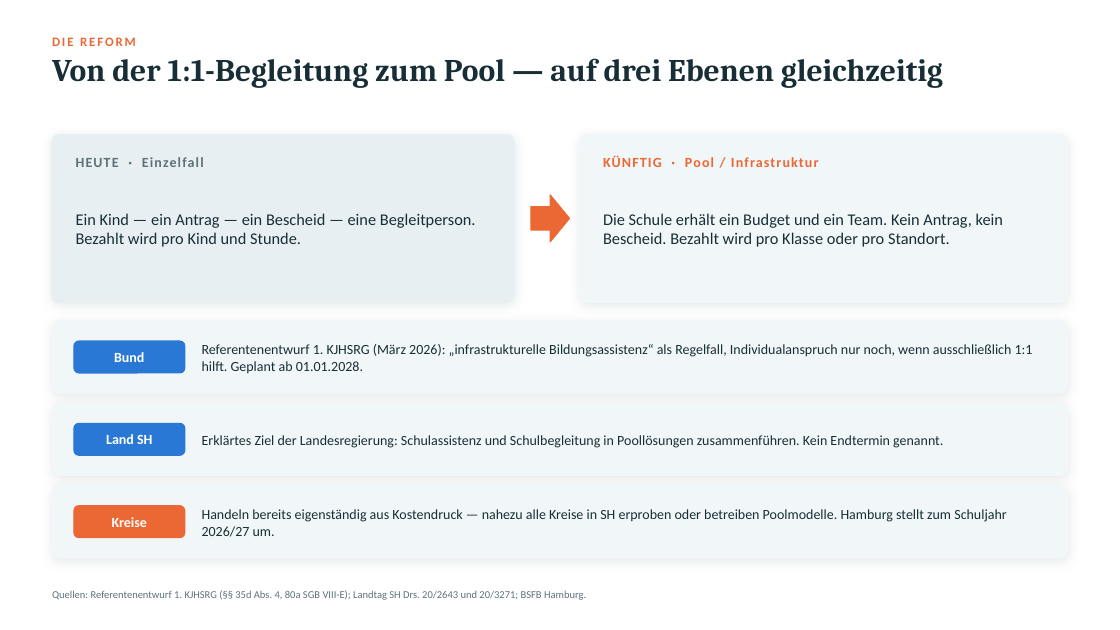
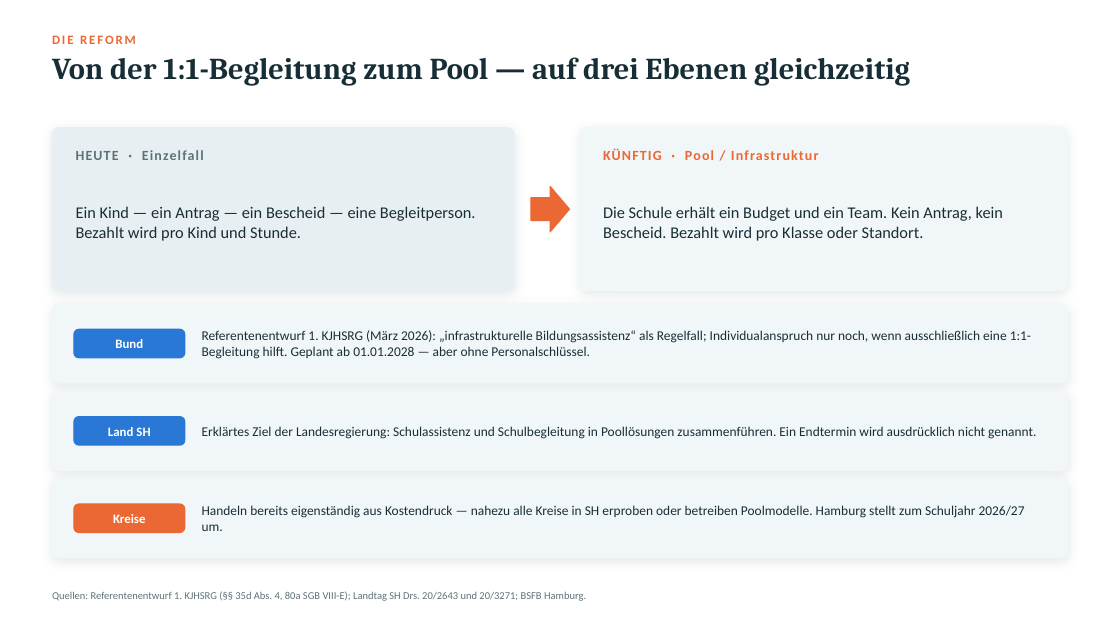
Before and after one commit to findingNemo0o0/repository, a slide deck: slide 6 of praesentation/SKP-Marktanalyse-Schulbegleitung.pptx. Drawn at 1120x630 pixels with LibreOffice and Linux fonts; fonts in the diff are those of the drawing. Boxes give left, top, right and bottom in pixels: in the first picture for what was removed or moved away, otherwise in the second. Text is boxed around its words. In the diff, an @@ line names an element or a change of style, - is before the commit and + after.

```diff
--- a/praesentation/SKP-Marktanalyse-Schulbegleitung.pptx
+++ b/praesentation/SKP-Marktanalyse-Schulbegleitung.pptx
@@ text "Von der 1:1-Begleitung zum Pool ..." at bbox=[52, 57, 910, 85]: size 27 to 26 pt @@
@@ rounded rectangle: place and size @@
-rounded rectangle at bbox=[52, 134, 514, 302]
+rounded rectangle at bbox=[52, 128, 514, 291]
@@ rounded rectangle: place and size @@
-rounded rectangle at bbox=[580, 134, 1068, 302]
+rounded rectangle at bbox=[580, 128, 1068, 291]
@@ 3 texts: place and size @@
-3 texts at bbox=[76, 155, 819, 247]
+3 texts at bbox=[76, 149, 819, 241]
@@ text at bbox=[603, 206, 1003, 241]: text changed @@
-Die Schule erhält ein Budget und ein Team. Kein Antrag, kein Bescheid. Bezahlt wird pro Klasse oder pro Standort.
+Die Schule erhält ein Budget und ein Team. Kein Antrag, kein Bescheid. Bezahlt wird pro Klasse oder Standort.
@@ rounded rectangle: place and size @@
-rounded rectangle at bbox=[52, 321, 1068, 393]
+rounded rectangle at bbox=[52, 304, 1068, 383]
@@ size 12 to 11 pt in 3 elements at bbox=[113, 514, 145, 523], bbox=[108, 427, 150, 436], bbox=[115, 339, 143, 348] @@
@@ 1 text, 1 right arrow, 1 rounded rectangle: place and size @@
-1 text, 1 right arrow, 1 rounded rectangle at bbox=[74, 195, 570, 373]
+1 text, 1 right arrow, 1 rounded rectangle at bbox=[74, 187, 570, 358]
@@ proportions changed in 8 elements at bbox=[52, 479, 1068, 558], bbox=[74, 504, 185, 533], bbox=[52, 392, 1068, 471], bbox=[580, 128, 1068, 291], bbox=[52, 128, 514, 291], bbox=[74, 417, 185, 445], bbox=[52, 304, 1068, 383], bbox=[74, 329, 185, 358] @@
@@ text at bbox=[202, 330, 1031, 359]: text changed; size 12 to 11.5 pt @@
-Referentenentwurf 1. KJHSRG (März 2026): „infrastrukturelle Bildungsassistenz“ als Regelfall, Individualanspruch nur noch, wenn ausschließlich 1:1 hilft. Geplant ab 01.01.2028.
+Referentenentwurf 1. KJHSRG (März 2026): „infrastrukturelle Bildungsassistenz“ als Regelfall; Individualanspruch nur noch, wenn ausschließlich eine 1:1-Begleitung hilft. Geplant ab 01.01.2028 — aber ohne Personalschlüssel.
@@ rounded rectangle: place and size @@
-rounded rectangle at bbox=[52, 403, 1068, 476]
+rounded rectangle at bbox=[52, 392, 1068, 471]
@@ rounded rectangle: place and size @@
-rounded rectangle at bbox=[74, 423, 185, 455]
+rounded rectangle at bbox=[74, 417, 185, 445]
@@ text at bbox=[202, 426, 1036, 439]: text changed; size 12 to 11.5 pt @@
-Erklärtes Ziel der Landesregierung: Schulassistenz und Schulbegleitung in Poollösungen zusammenführen. Kein Endtermin genannt.
+Erklärtes Ziel der Landesregierung: Schulassistenz und Schulbegleitung in Poollösungen zusammenführen. Ein Endtermin wird ausdrücklich nicht genannt.
@@ rounded rectangle: place and size @@
-rounded rectangle at bbox=[52, 486, 1068, 558]
+rounded rectangle at bbox=[52, 479, 1068, 558]
@@ rounded rectangle: place and size @@
-rounded rectangle at bbox=[74, 506, 185, 538]
+rounded rectangle at bbox=[74, 504, 185, 533]
@@ text "Handeln bereits eigenständig aus Kostendruck ..." at bbox=[202, 505, 1025, 531]: size 12 to 11.5 pt @@
```
Also in this commit, not shown: 11 other slides changed, 7 slides added, 1 slide removed, 2 other files.
